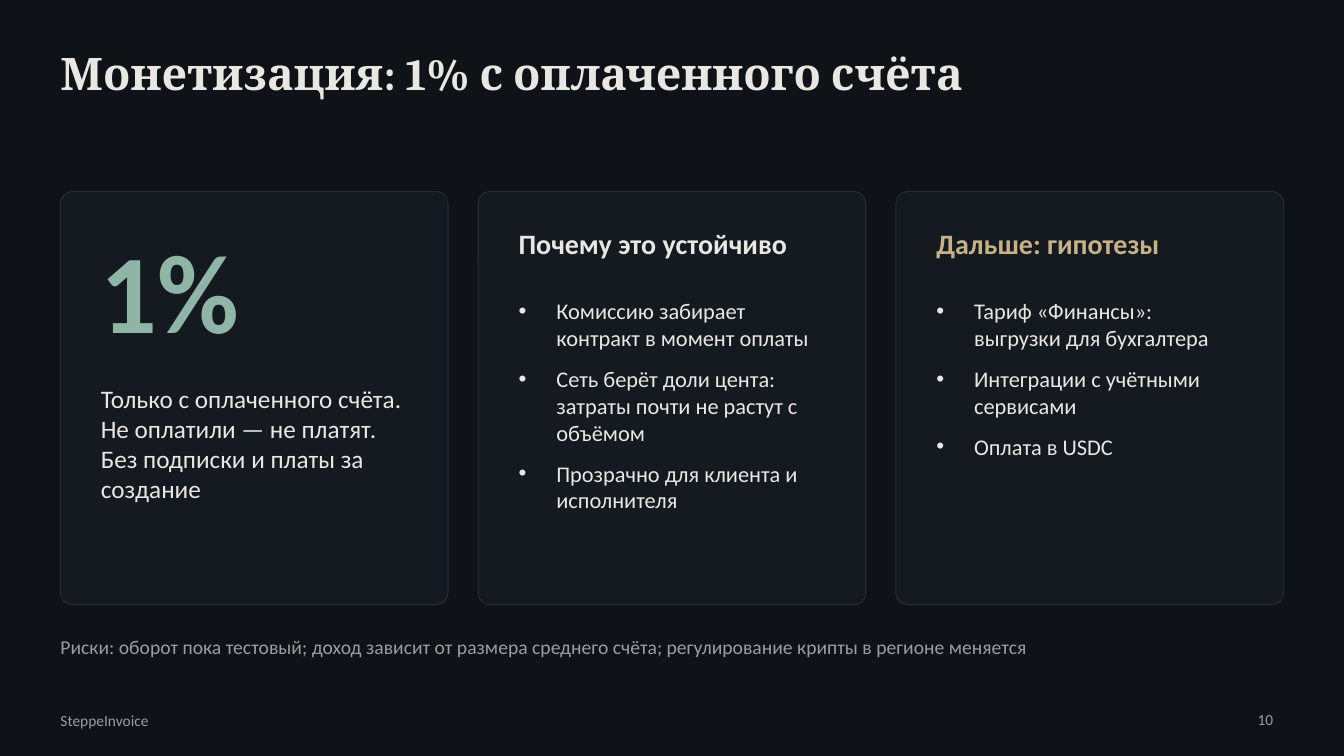
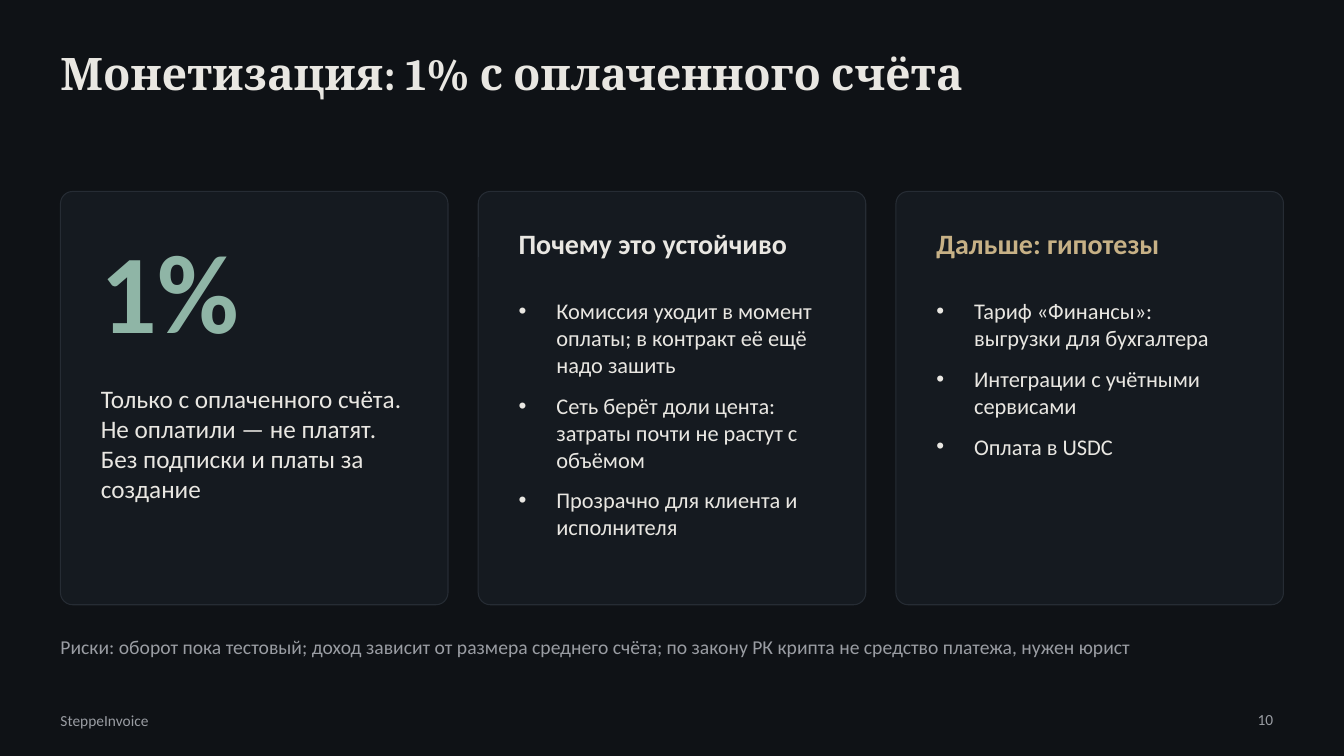
Before and after one commit to OMaRgaLy/solana-project, a slide deck: slide 10 of docs/SteppeInvoice_Presentation.pptx. Drawn at 1344x756 pixels with LibreOffice and Linux fonts; fonts in the diff are those of the drawing. Boxes give left, top, right and bottom in pixels: in the first picture for what was removed or moved away, otherwise in the second. Text is boxed around its words. In the diff, an @@ line names an element or a change of style, - is before the commit and + after.

```diff
--- a/docs/SteppeInvoice_Presentation.pptx
+++ b/docs/SteppeInvoice_Presentation.pptx
@@ text at box(556, 304, 812, 377): text changed @@
-• Комиссию забирает контракт в момент оплаты
+• Комиссия уходит в момент оплаты; в контракт её ещё надо зашить
@@ text at box(60, 641, 1130, 657): text changed @@
-Риски: оборот пока тестовый; доход зависит от размера среднего счёта; регулирование крипты в регионе меняется
+Риски: оборот пока тестовый; доход зависит от размера среднего счёта; по закону РК крипта не средство платежа, нужен юрист
```
Also in this commit, not shown: 8 other slides changed, 2 other files.
